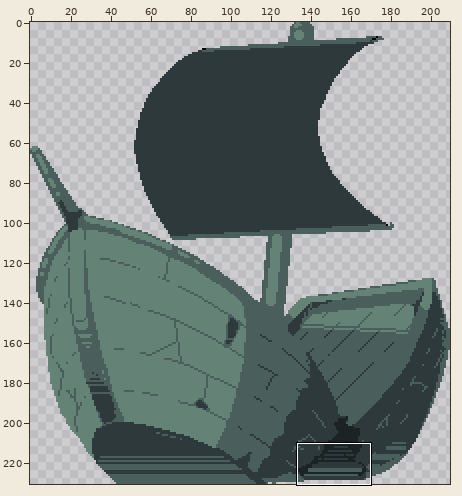
Pixel-art file -- Landmarks/PirateShip/pirate-ship.aseprite. Above, an overview of the earlier version with the close-up marked.
Close-up. As it was:
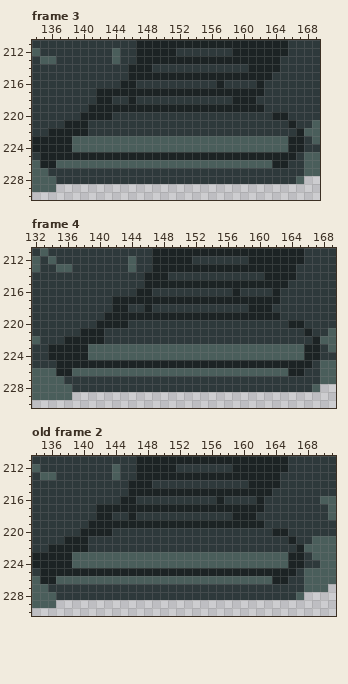
210x231 pixels, 4 frames. Shown: frame 3: x 134..169, y 211..230; frame 4: x 132..169, y 211..230; old frame 2: x 134..171, y 211..230. The commit also changed other frames or places, which this record leaves out.
After:
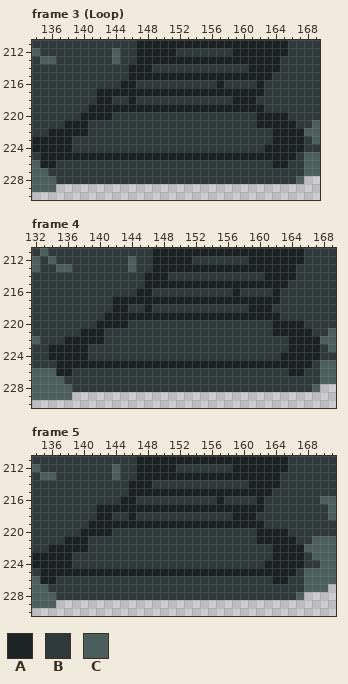
Palette (. is transparent): A #1c2324  B #2e393b  C #4a5e5b
A new or re-ordered frame is compared with the old frame closest to it.
Log entry: WIP frame finishing
Changes in this commit:
frames 4 -> 6
Frame 3 (Loop), layer "ship":
The edit turns colour B into colour A in row 220 at x 162 to 163; in row 221 at x 162 to 165; in row 222 at x 164 to 166.
The edit turns colour C into colour A in row 223 at x 164 to 165; in row 224 at x 163 to 165.
The edit turns colour C into colour B in row 223 at x 139 to 163; in row 224 at x 139 to 162; in row 226 at x 137 to 163.
Frame 4, layer "ship": the same change as frame 3 (Loop)
Frame 5 is new; against old frame 2, layer "ship": the same change as frame 3 (Loop)
